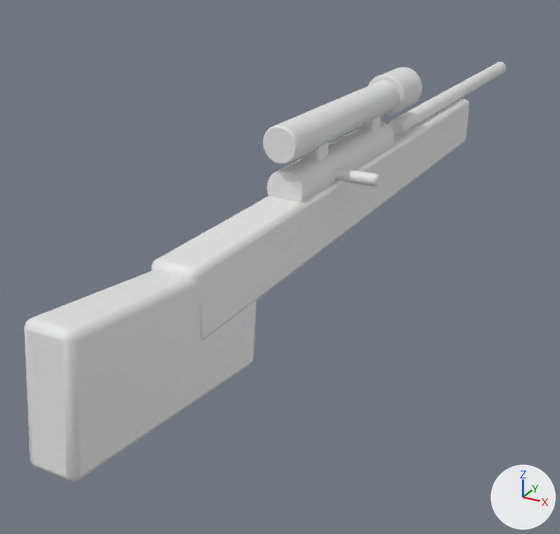
The Blender file assets_src/blend/weapons/kar98k.blend: old version first, new version second.
Before and after are seen from a camera (50 mm lens) standing at (0.313, -0.628, 0.249) and looking at (-0.072, 0.072, -0.101). The axes (+X, +Y, +Z) are drawn at lower right. The lights are the same throughout. The first picture is the older version. Materials are left out; every surface is plain grey.

Script lines for the objects in view, before the commit:
```python
me_cube = bpy.data.meshes.new('Cube')
me_cube.from_pydata(...)  # 624 vertices, 526 faces; spans x -0.023..0.06, y -0.355..0.7, z -0.091..0.101
me_cube.polygons.foreach_set('use_smooth', [True] * 526)
# faces by material slot: [108, 232, 124, 62]
me_cube.materials.append(mat_walnutwood)
me_cube.materials.append(mat_darksteel)
me_cube.materials.append(mat_gunmetal)
me_cube.materials.append(mat_chrome)
ob_kar98k = bpy.data.objects.new('Kar98k', me_cube)
ob_kar98k.location = (0.0, 0.0, 0.0)
```
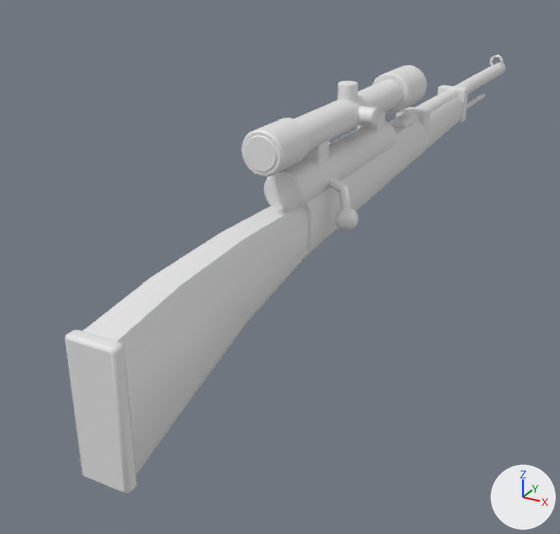
Pixel boxes (x1, y1, x2, y2) of what changed, in the pictures (560 x 534 px; the box of a moved part takes in the faces that stretch with it):
'Kar98k', reshaped (9% narrower)
    before: (24, 62, 506, 482)
    after: (65, 55, 505, 494)
part 1 of me_cube, moved or reshaped
    before: (267, 121, 395, 202)
    after: (264, 121, 396, 211)
part 2 of me_cube, added
    after: (335, 208, 358, 231)
part 3 of me_cube, moved or reshaped
    before: (263, 80, 399, 164)
    after: (294, 79, 403, 151)
part 4 of me_cube, moved or reshaped
    before: (368, 67, 422, 117)
    after: (241, 118, 310, 177)
part 5 of me_cube, moved or reshaped (not visible afterwards)
    before: (388, 62, 506, 134)
part 6 of me_cube, moved or reshaped
    before: (151, 99, 469, 341)
    after: (304, 140, 329, 164)
part 7 of me_cube, moved or reshaped (mostly hidden afterwards)
    before: (24, 270, 257, 482)
    after: (357, 112, 385, 131)
part 8 of me_cube, deleted
    before: (335, 168, 380, 187)
part 9 of me_cube, deleted (mostly hidden)
    before: (358, 116, 381, 131)
part 10 of me_cube, added
    after: (65, 55, 505, 494)

The change, as a list of edits to the scene's bpy script:
```text
Change me_cube:
    used by ob_kar98k; location = (0.0, 0.0, 0.0)
    remove me_cube.from_pydata(...)  # 624 vertices, 526 faces; spans x -0.023..0.06, y -0.355..0.7, z -0.091..0.101
    add me_cube.from_pydata(...)  # 1444 vertices, 1274 faces; spans x -0.023..0.052, y -0.31..0.695, z -0.105..0.109
    me_cube part 1: the loose piece of 80 vertices spanning x -0.019..0.019, y -0.05..0.17, z 0.015..0.053 is scaled about its middle by (1.01, 1.04, 1.01)
    me_cube part 2: a new loose piece, a UV sphere (18 segments, 12 rings, poles along z) spanning x 0.03..0.052, y -0.016..0.006, z -0.01..0.012
    me_cube part 3: the loose piece of 80 vertices spanning x -0.017..0.017, y -0.06..0.22, z 0.061..0.095 is scaled about its middle by (0.924, 0.89, 0.924)
    me_cube part 4: the loose piece of 80 vertices spanning x -0.023..0.023, y 0.18..0.24, z 0.055..0.101 is scaled about its middle by 0.854, then moved by (0.0, -0.275, 0.0)
    me_cube part 5: the loose piece of 80 vertices spanning x -0.01..0.01, y 0.22..0.7, z 0.024..0.044 is scaled about its middle by (1.97, 0.00941, 1.97), then moved by (0.0, -0.205, 0.044)
    me_cube part 6: the loose piece of 56 vertices spanning x -0.021..0.021, y -0.22..0.46, z -0.035..0.027 is scaled about its middle by (0.613, 0.0293, 0.646), then moved by (0.0, -0.115, 0.062)
    me_cube part 7: the loose piece of 56 vertices spanning x -0.02..0.02, y -0.355..-0.125, z -0.091..0.035 is multiplied about its middle by the matrix ((0.649, 0.0, 0.0), (0.0, 0.092, -0.011), (0.0, 0.046, 0.372)), then moved by (0.0, 0.385, 0.086)
    me_cube part 8: the loose piece of 80 vertices spanning x -0.004..0.06, y 0.014..0.026, z 0.028..0.04 is deleted
    me_cube part 9: the loose piece of 56 vertices spanning x -0.009..0.009, y 0.128..0.152, z 0.039..0.073 is deleted
    me_cube part 10: 812 vertices added at x -0.023..0.045, y -0.31..0.695, z -0.105..0.109
    other edits to the shape of me_cube do not show in these pictures
```
